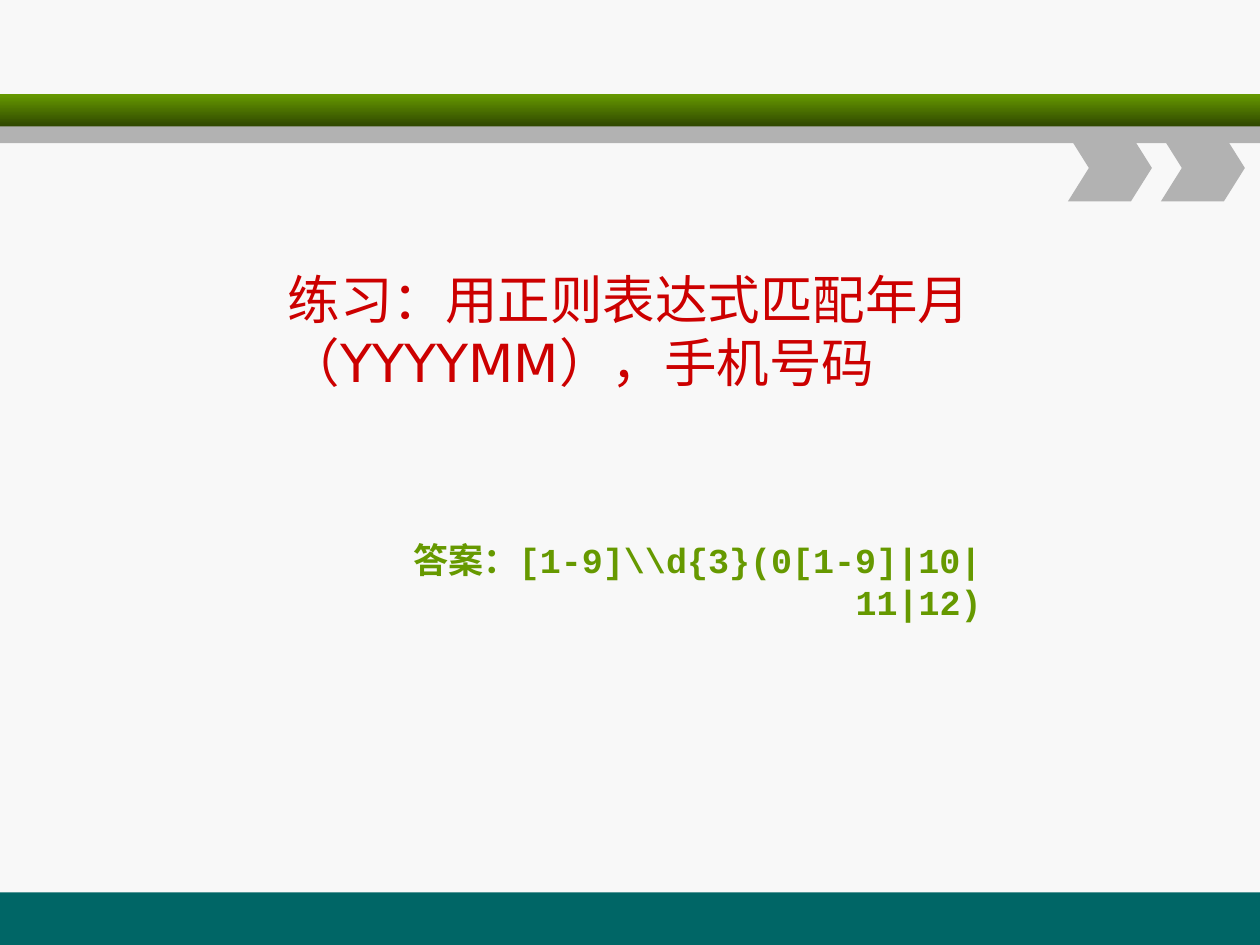
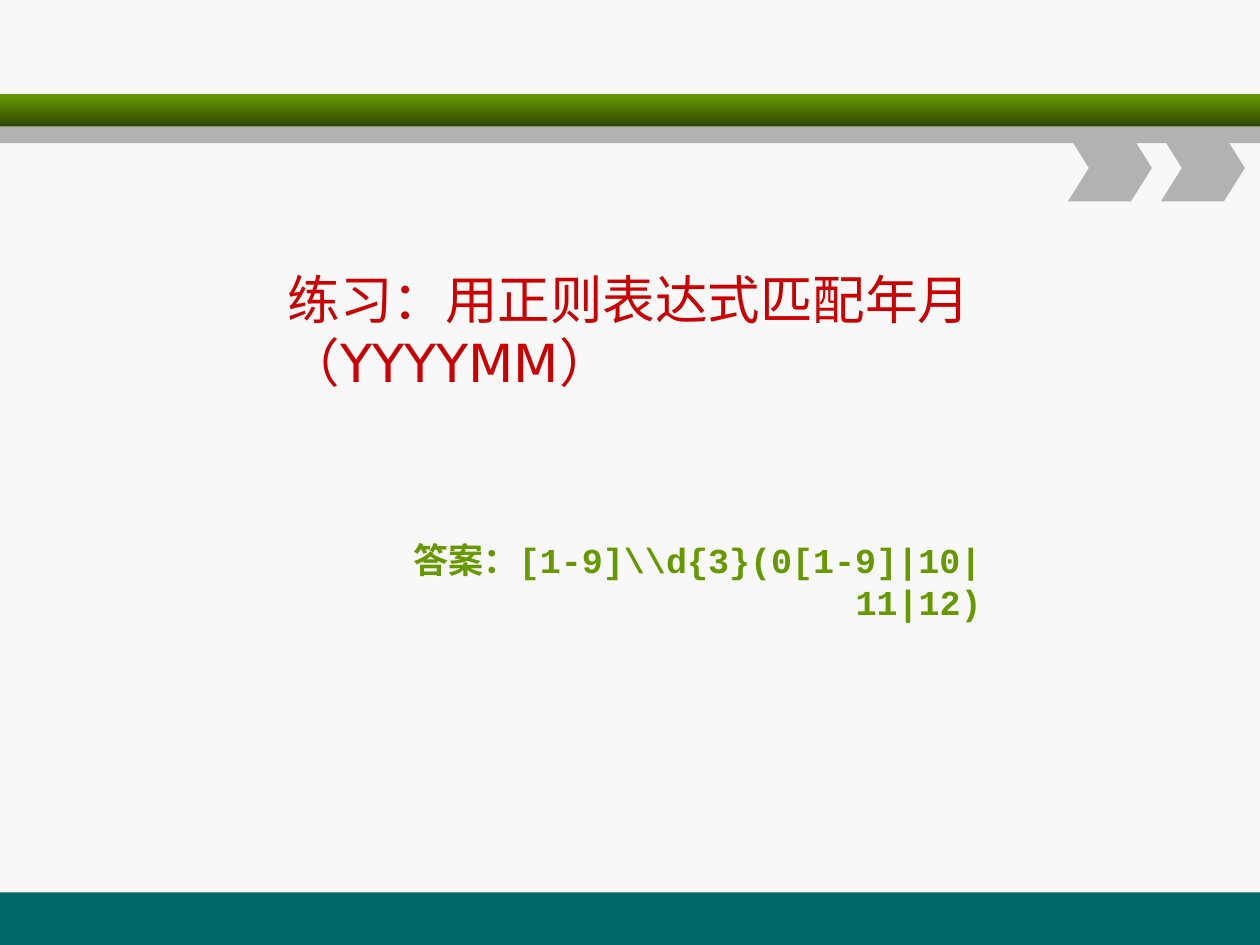
Before and after one commit to christwei/gitDoc, a slide deck: slide 78 of 课件/环宇/java编程基础/A2.ppt (slide 81 before the commit). Drawn at 1260x945 pixels with LibreOffice and Linux fonts; fonts in the diff are those of the drawing. Boxes give left, top, right and bottom in pixels: in the first picture for what was removed or moved away, otherwise in the second. Text is boxed around its words. In the diff, an @@ line names an element or a change of style, - is before the commit and + after.

```diff
--- a/课件/环宇/java编程基础/A2.ppt
+++ b/课件/环宇/java编程基础/A2.ppt
@@ text at (288, 274, 970, 387): text changed @@
-练习：用正则表达式匹配年月（YYYYMM），手机号码
+练习：用正则表达式匹配年月（YYYYMM）
```
Also in this commit, not shown: 13 other slides changed, 1 slide added, 4 slides removed, 22 other files.
